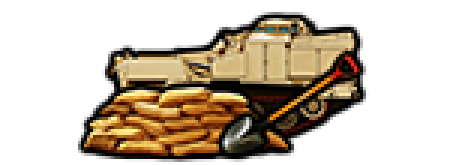
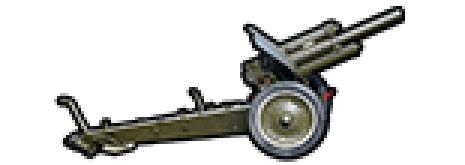
Layers edited between the first and the second 465x165 image:
renamed "unknowdfdfn" to "m30_4-removebg-preview", painted on it over [54, 6, 405, 162]
